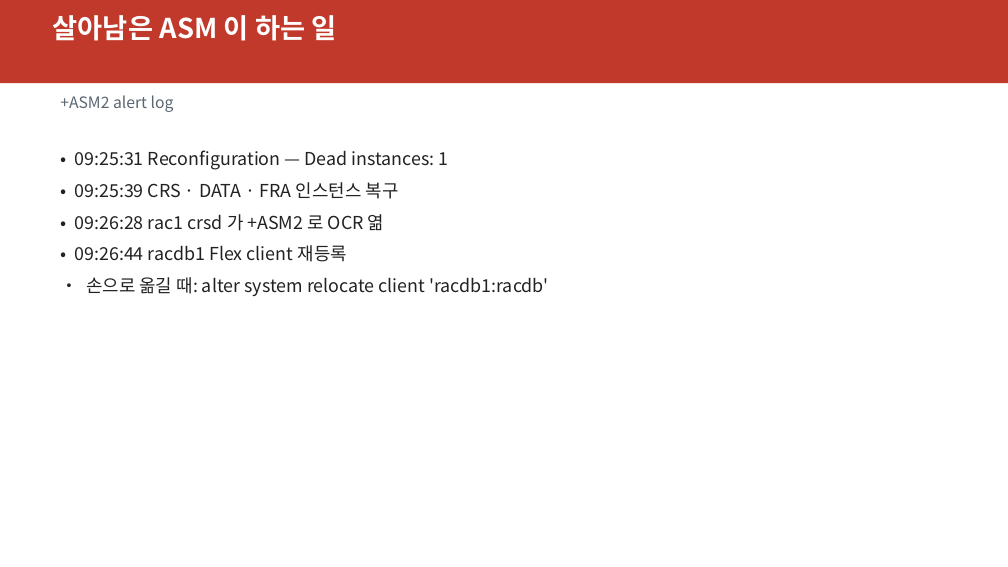
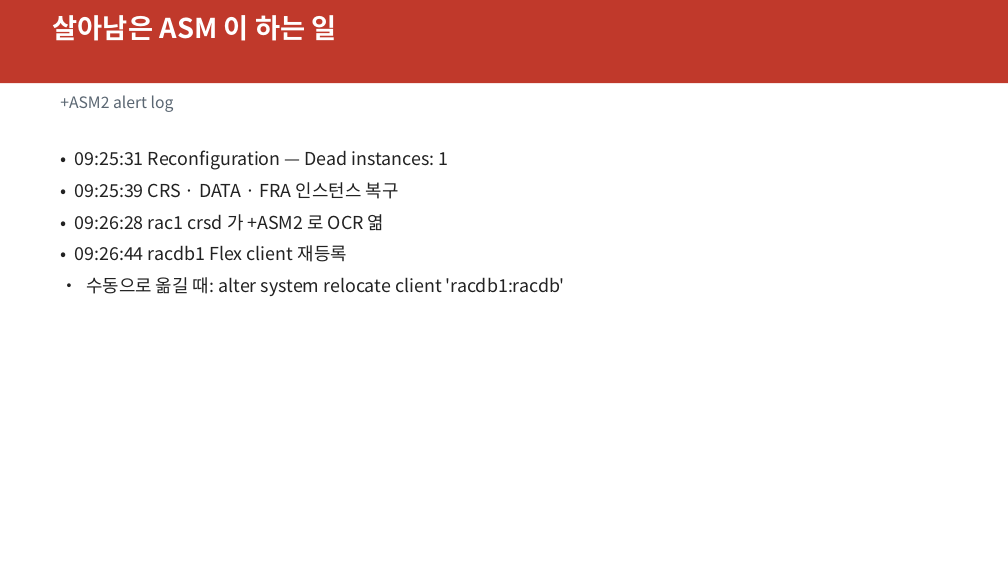
Before and after one commit to elpisk/OracleManual, a slide deck: slide 11 of RAC/5일과정/아키텍처/ASM19c_기술아키텍처.pptx. Drawn at 1008x567 pixels with LibreOffice and Linux fonts; fonts in the diff are those of the drawing. Boxes give left, top, right and bottom in pixels: in the first picture for what was removed or moved away, otherwise in the second. Text is boxed around its words. In the diff, an @@ line names an element or a change of style, - is before the commit and + after.

```diff
--- a/RAC/5일과정/아키텍처/ASM19c_기술아키텍처.pptx
+++ b/RAC/5일과정/아키텍처/ASM19c_기술아키텍처.pptx
@@ text at box(86, 277, 565, 296): text changed @@
-• 손으로 옮길 때: alter system relocate client 'racdb1:racdb'
+• 수동으로 옮길 때: alter system relocate client 'racdb1:racdb'
```
Also in this commit, not shown: 54 other files.
